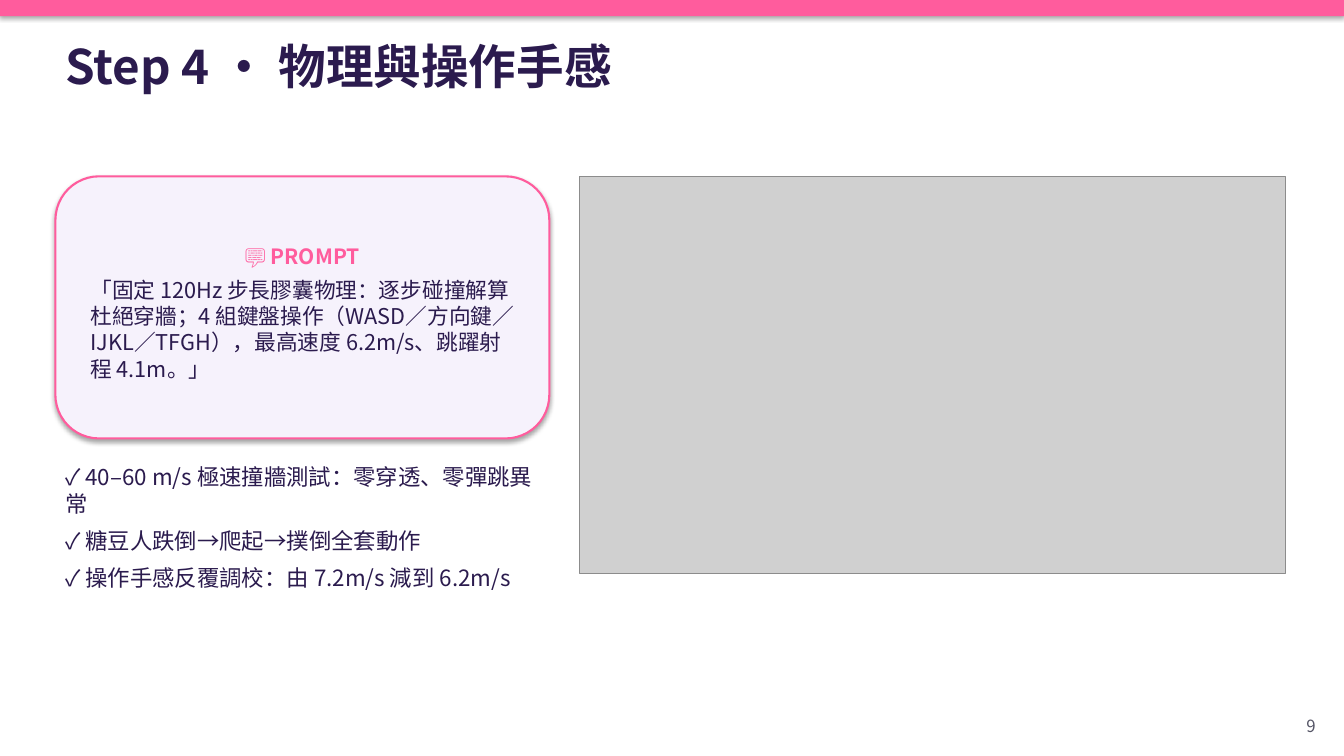
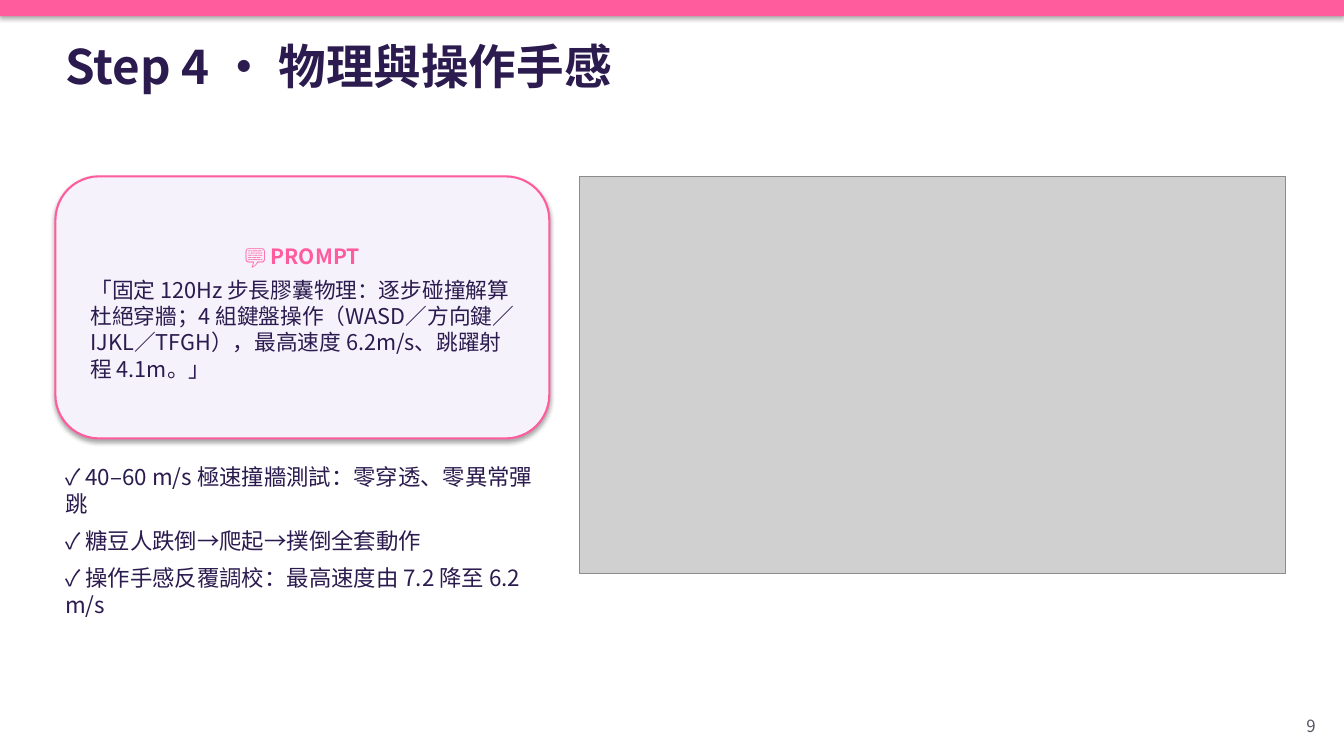
Before and after one commit to chengkaho98-svg/Mini3Dgame, a slide deck: slide 9 of 糖糖大亂鬥_AI開發Playbook.pptx. Drawn at 1344x756 pixels with LibreOffice and Linux fonts; fonts in the diff are those of the drawing; grey boxes stand for pictures. Boxes give left, top, right and bottom in pixels: in the first picture for what was removed or moved away, otherwise in the second. Text is boxed around its words. In the diff, an @@ line names an element or a change of style, - is before the commit and + after.

```diff
--- a/糖糖大亂鬥_AI開發Playbook.pptx
+++ b/糖糖大亂鬥_AI開發Playbook.pptx
@@ text at box(65, 466, 532, 514): text changed @@
-✓ 40–60 m/s 極速撞牆測試：零穿透、零彈跳異常
+✓ 40–60 m/s 極速撞牆測試：零穿透、零異常彈跳
@@ text at box(65, 567, 520, 617): text changed @@
-✓ 操作手感反覆調校：由 7.2m/s 減到 6.2m/s
+✓ 操作手感反覆調校：最高速度由 7.2 降至 6.2 m/s
```
Also in this commit, not shown: 13 other slides changed, 32 other files.
